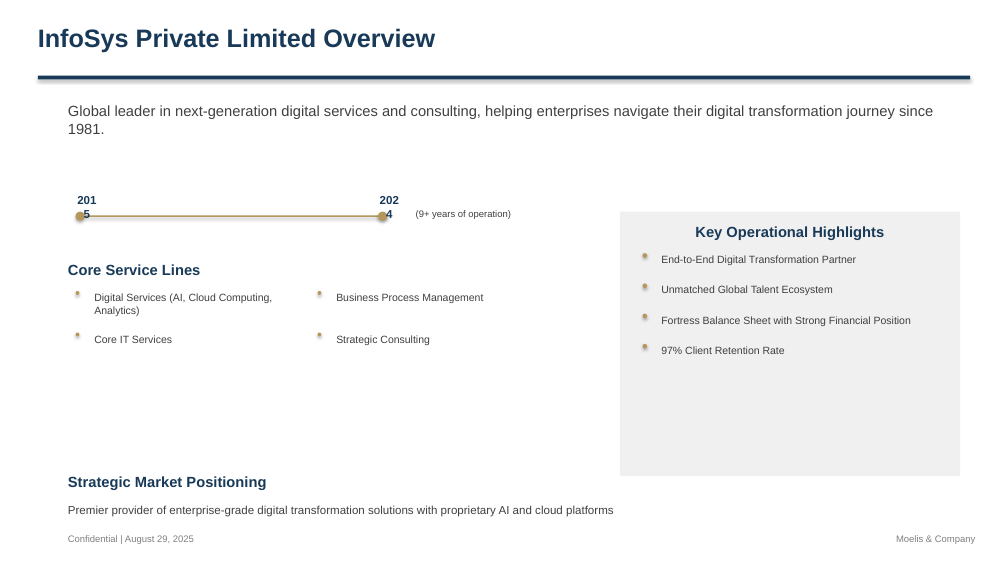
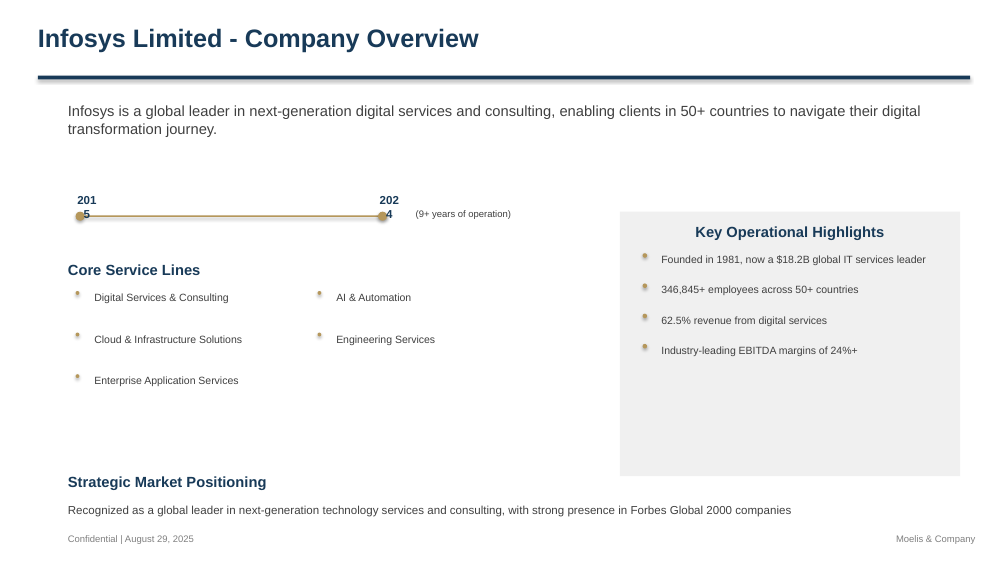
Before and after one commit to alinvb/slide_generator, a slide deck: slide 1 of ai_generated_deck.pptx. Drawn at 1008x567 pixels with LibreOffice and Linux fonts; fonts in the diff are those of the drawing. Boxes give left, top, right and bottom in pixels: in the first picture for what was removed or moved away, otherwise in the second. Text is boxed around its words. In the diff, an @@ line names an element or a change of style, - is before the commit and + after.

```diff
--- a/ai_generated_deck.pptx
+++ b/ai_generated_deck.pptx
@@ text at box(38, 28, 479, 53): text changed @@
-InfoSys Private Limited Overview
+Infosys Limited - Company Overview
@@ text at box(68, 105, 920, 137): text changed @@
-Global leader in next-generation digital services and consulting, helping enterprises navigate their digital transformation journey since 1981.
+Infosys is a global leader in next-generation digital services and consulting, enabling clients in 50+ countries to navigate their digital transformation journey.
@@ text at box(661, 255, 926, 265): text changed @@
-End-to-End Digital Transformation Partner
+Founded in 1981, now a $18.2B global IT services leader
@@ text at box(94, 293, 228, 303): text changed @@
-Digital Services (AI, Cloud Computing, Analytics)
+Digital Services & Consulting
@@ text at box(336, 293, 411, 301): text changed @@
-Strategic Consulting
+AI & Automation
@@ text removed at box(336, 293, 483, 303) @@
-Business Process Management
@@ text at box(661, 285, 858, 295): text changed @@
-Unmatched Global Talent Ecosystem
+346,845+ employees across 50+ countries
@@ text at box(661, 316, 827, 326): text changed @@
-Fortress Balance Sheet with Strong Financial Position
+62.5% revenue from digital services
@@ text at box(94, 335, 242, 343): text changed @@
-Core IT Services
+Cloud & Infrastructure Solutions
@@ text added at box(336, 335, 435, 345), 10 pt, text #404040 @@
+Engineering Services
@@ text at box(661, 346, 858, 356): text changed @@
-97% Client Retention Rate
+Industry-leading EBITDA margins of 24%+
@@ ellipse added at box(76, 374, 79, 378), fill #B5975B @@
@@ text added at box(94, 376, 238, 386), 10 pt, text #404040 @@
+Enterprise Application Services
@@ text at box(68, 505, 791, 517): text changed @@
-Premier provider of enterprise-grade digital transformation solutions with proprietary AI and cloud platforms
+Recognized as a global leader in next-generation technology services and consulting, with strong presence in Forbes Global 2000 companies
```
Also in this commit, not shown: 7 other slides changed, 1 slide added, 2 slides removed, 1 other file.
